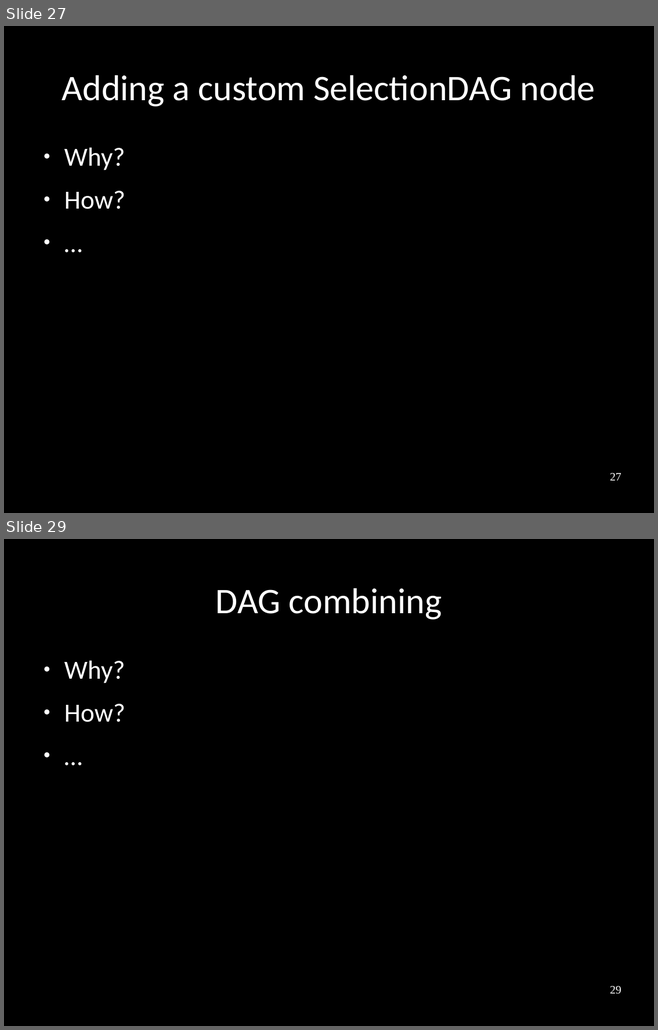
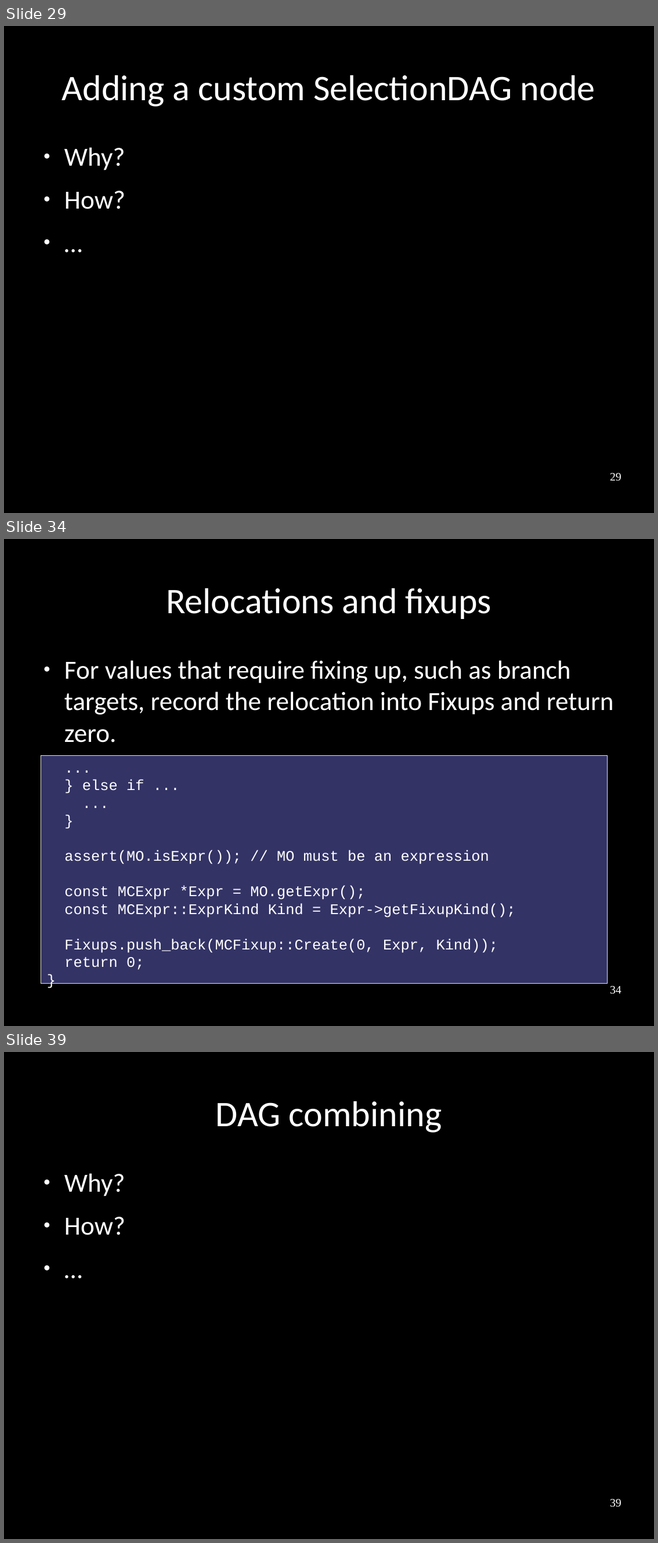
Before and after one commit to frasercrmck/llvm-leg, a slide deck: docs/Codeplay/Slides.odp. Shown one above the other, each under a label of ours: slides 27 and 29 before the commit, slides 29, 34 and 39 after it; the slides between them are not shown. The pictures are 658x1030 and 658x1543 pixels, drawn with LibreOffice and Linux fonts; fonts in the diff are those of the drawing. Boxes give left, top, right and bottom in pixels: in the first picture for what was removed or moved away, otherwise in the second. Text is boxed around its words. In the diff, an @@ line names an element or a change of style, - is before the commit and + after.

```diff
--- a/docs/Codeplay/Slides.odp
+++ b/docs/Codeplay/Slides.odp
@@ slide 34 added at [4,539,654,1026], background #000000 @@
@@ title added at [166,588,491,619], 44 pt, text #FFFFFF @@
+Relocations and fixups
@@ text added at [64,660,614,743], 32 pt, text #FFFFFF @@
+● For values that require fixing up, such as branch targets, record the relocation into Fixups and return zero.
@@ rectangle added at [41,755,608,983], fill #333366, outline #E6E6E6 0 pt, 18 pt, text #FFFFFF @@
+...
+} else if ...
+...
+}
+assert(MO.isExpr()); // MO must be an expression
+const MCExpr *Expr = MO.getExpr();
+const MCExpr::ExprKind Kind = Expr->getFixupKind();
+Fixups.push_back(MCFixup::Create(0, Expr, Kind));
+return 0;
+}
@@ page number added at [610,986,621,994], 14 pt, text #FFFFFF @@
+34
@@ what was slide 27 is now slide 29 @@
@@ page number at [610,473,621,481]: text changed @@
-27
+29
@@ what was slide 29 is now slide 39 @@
@@ page number at [610,1499,621,1507]: text changed @@
-29
+39
```
Also in this commit, not shown: 4 slides changed, 9 other slides added.
